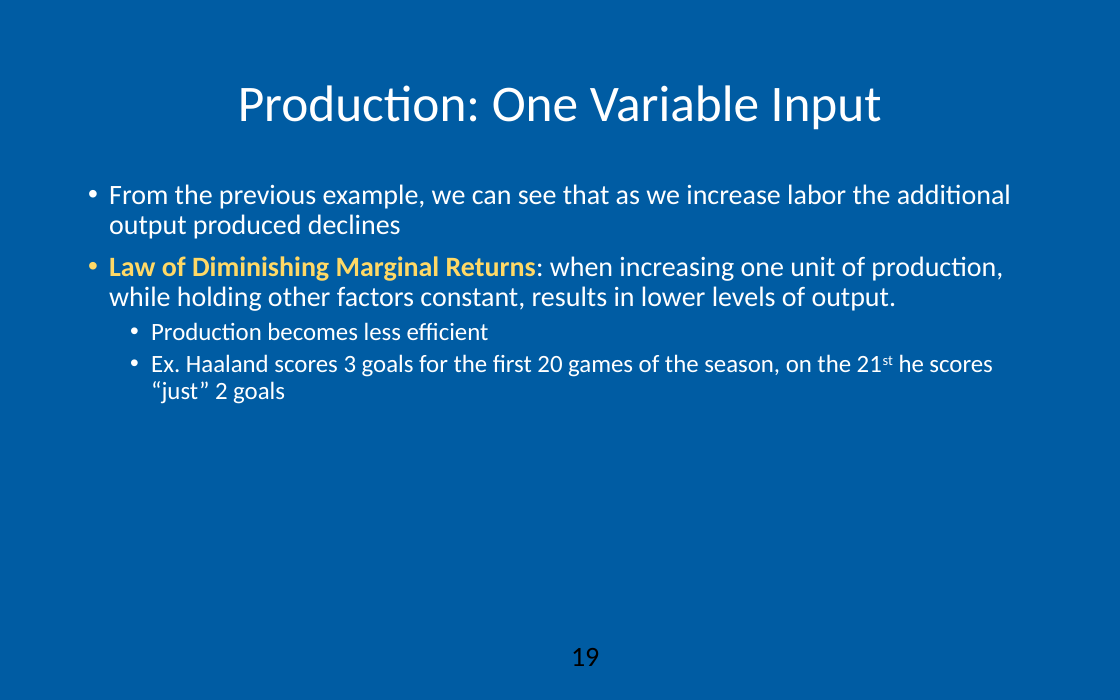
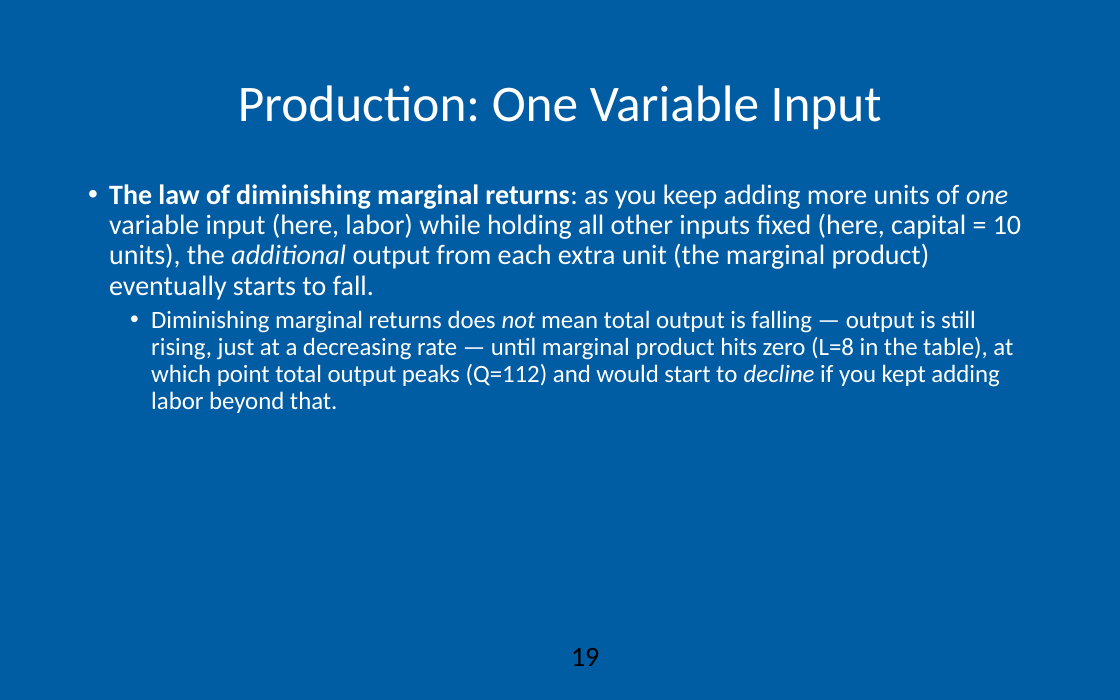
Before and after one commit to AEGDDI/idr305, a slide deck: slide 19 of lectures/L4.pptx. Drawn at 1120x700 pixels with LibreOffice and Linux fonts; fonts in the diff are those of the drawing; background and template pictures are left out. Boxes give left, top, right and bottom in pixels: in the first picture for what was removed or moved away, otherwise in the second. Text is boxed around its words. In the diff, an @@ line names an element or a change of style, - is before the commit and + after.

```diff
--- a/lectures/L4.pptx
+++ b/lectures/L4.pptx
@@ text at [109,184,1021,413]: text changed; size 18 to 16 pt @@
-• From the previous example, we can see that as we increase labor the additional output produced declines
-• Law of Diminishing Marginal Returns: when increasing one unit of production, while holding other factors constant, results in lower levels of output.
-  • Production becomes less efficient
-  • Ex. Haaland scores 3 goals for the first 20 games of the season, on the 21st he scores “just” 2 goals
+• The law of diminishing marginal returns: as you keep adding more units of one variable input (here, labor) while holding all other inputs fixed (here, capital = 10 units), the additional output from each extra unit (the marginal product) eventually starts to fall.
+  • Diminishing marginal returns does not mean total output is falling — output is still rising, just at a decreasing rate — until marginal product hits zero (L=8 in the table), at which point total output peaks (Q=112) and would start to decline if you kept adding labor beyond that.
```
Also in this commit, not shown: 2 other slides changed, 1 slide added, 1 slide removed, 5 other files.
